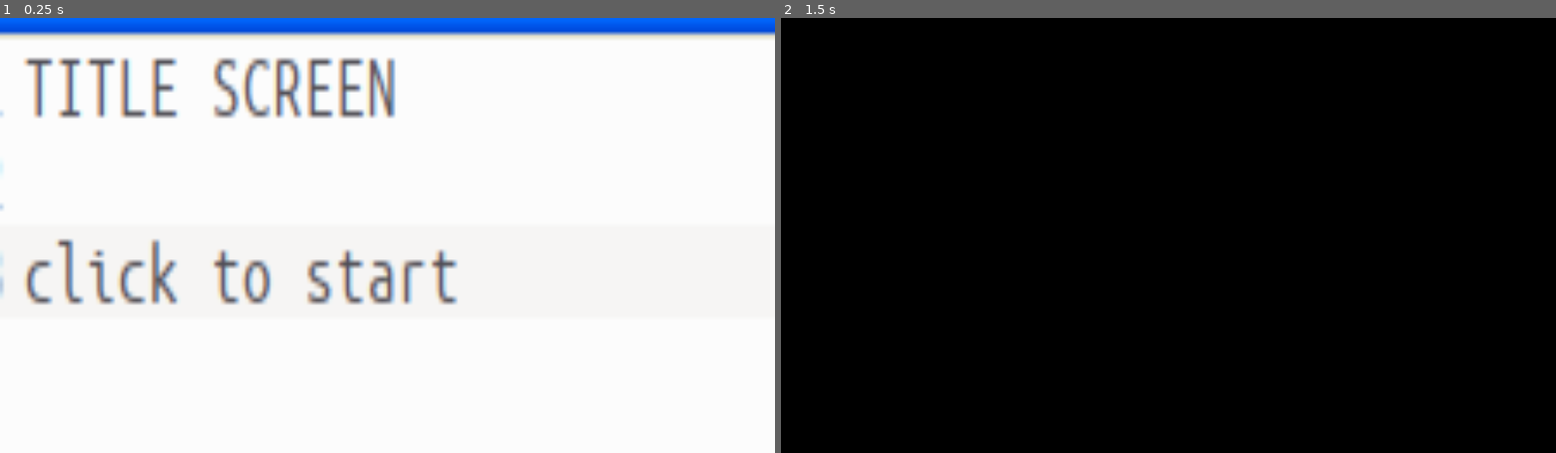
Above: before the commit, frames 1-2 (left to right).
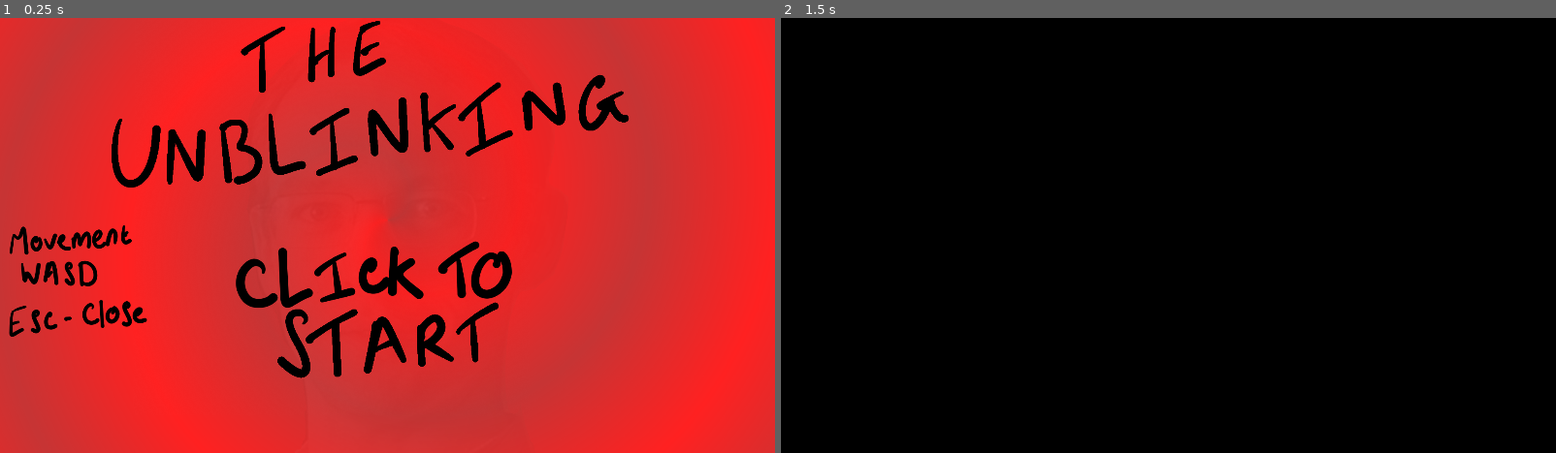
Above: after the commit, the same moments.

Repository: jbannisterly/The-Unblinking
Game: Godot game, scene res://Maze.tscn
The game is run twice, just before and just after one commit, with the same random seed, the same clock (stepped at 60 frames per second) and the same inputs. Video files are missing from this copy of the repository; at most half a second of black plays in their place.
Inputs (mouse positions are in pixels of both pictures, inside the frame that each line leads up to):
- Up to frame 1 (0.25 s): no input
- Up to frame 2 (1.5 s): tap Enter at 0.5 s; hold D (move_right) 0.53-1.28 s; tap Ctrl (toggle_capture) at 0.6, 1.35 s; click (1168, 235) at 0.67 s; tap Space at 1.25 s; move the mouse to (1129, 235) at 1.27 s; hold W (move_forward) from 1.28 s (still down)

The runs differ from the first frame. In frame 1, 100% of the frame differs, in the area x 0-100%, y 0-100%; in frame 2, nothing differs.

Commit message:
Changed title screen

Diff:
--- a/Maze.tscn
+++ b/Maze.tscn
@@ -68,9 +68,9 @@
 mouse_sense_y = 0.5
 
 [node name="Screen" type="Label" parent="Player"]
-offset_left = 712.0
+offset_left = 951.0
 offset_right = 1152.0
-offset_bottom = 72.0
+offset_bottom = 49.0
 
 [node name="Generator" type="Node3D" parent="."]
 script = ExtResource("6_xkupr")
@@ -102,6 +102,7 @@
 grow_horizontal = 2
 grow_vertical = 2
 texture = ExtResource("12_o8h4k")
+expand_mode = 2
 script = ExtResource("12_38h7f")
 
 [node name="John" type="StaticBody3D" parent="."]
Binary file changed: Resources/TitleScreen.png
Not shown, changed: .gitignore
Not shown, added: Resources/Title.kra
